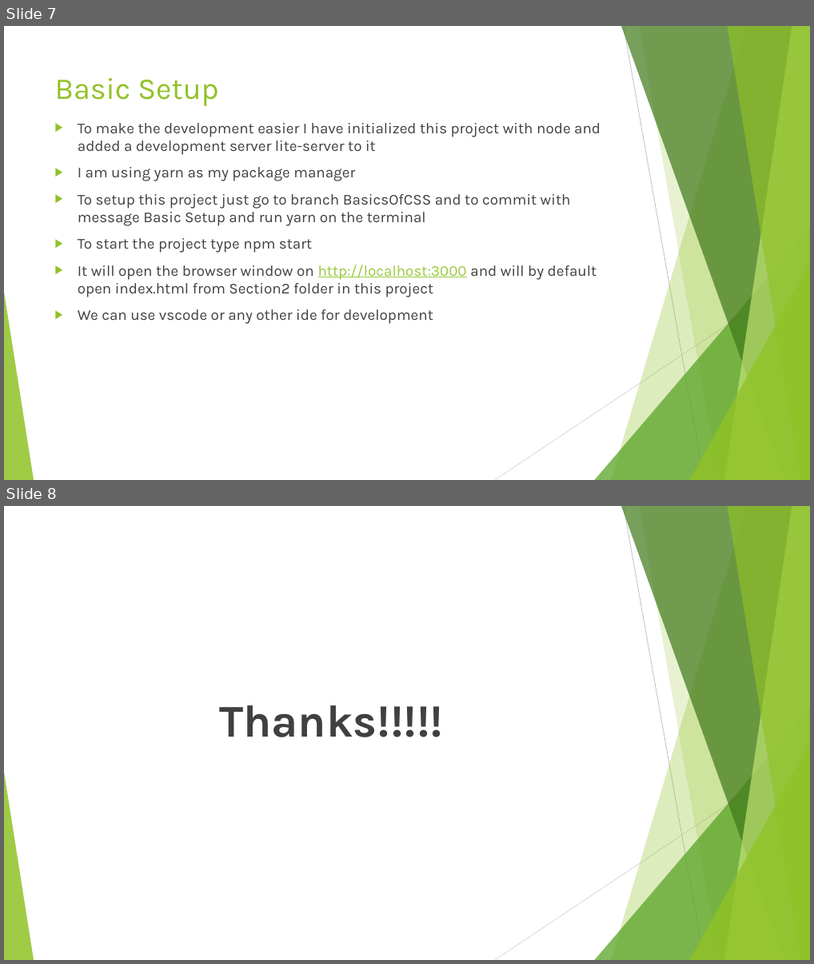
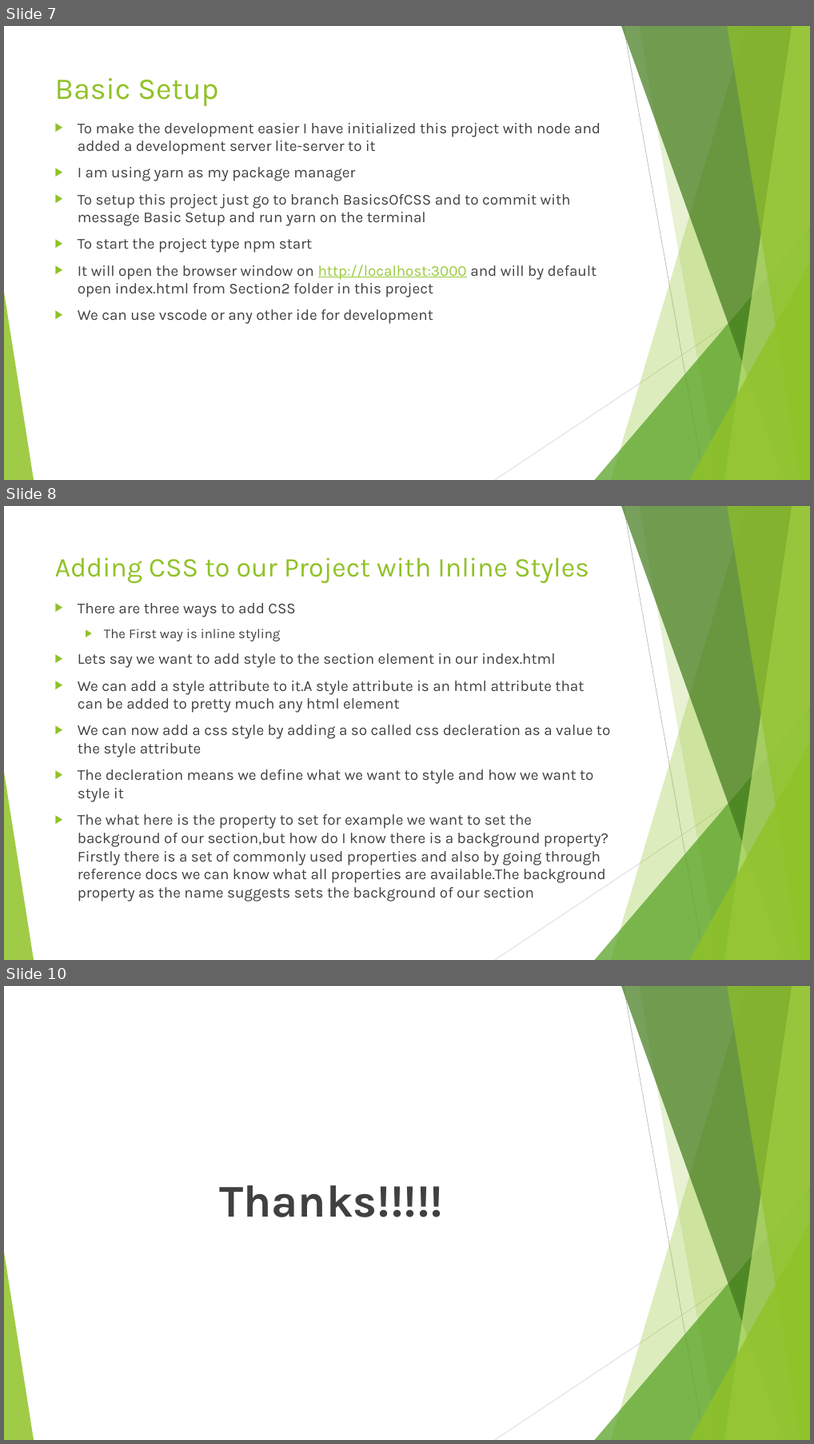
Before and after one commit to rudhrainfogain/CSS, a slide deck: PPT/Css-v2.pptx. Shown one above the other, each under a label of ours: slides 7 and 8 before the commit, slides 7, 8 and 10 after it; the slides between them are not shown. The pictures are 814x964 and 814x1444 pixels, drawn with LibreOffice and Linux fonts; fonts in the diff are those of the drawing. Boxes give left, top, right and bottom in pixels: in the first picture for what was removed or moved away, otherwise in the second. Text is boxed around its words. In the diff, an @@ line names an element or a change of style, - is before the commit and + after.

Commit message:
Inline styles

```diff
--- a/PPT/Css-v2.pptx
+++ b/PPT/Css-v2.pptx
@@ slide 8 added at bbox=[4, 506, 810, 960], background #FFFFFF; not listed: 10 template elements that a slide beside it also shows @@
@@ title added at bbox=[55, 557, 590, 583], 32.4 pt, text #90C226 @@
+Adding CSS to our Project with Inline Styles
@@ text added at bbox=[78, 603, 610, 901], 18 pt, text #404040 @@
+▶ There are three ways to add CSS
+  ▶ The First way is inline styling
+▶ Lets say we want to add style to the section element in our index.html
+▶ We can add a style attribute to it.A style attribute is an html attribute that can be added to pretty much any html element
+▶ We can now add a css style by adding a so called css decleration as a value to the style attribute
+▶ The decleration means we define what we want to style and how we want to style it
+▶ The what here is the property to set for example we want to set the background of our section,but how do I know there is a background property?Firstly there is a set of commonly used properties and also by going through reference docs we can know what all properties are available.The background property as the name suggests sets the background of our section
@@ what was slide 8 is now slide 10 @@
```
Also in this commit, not shown: 1 other slide added, 1 other file.
